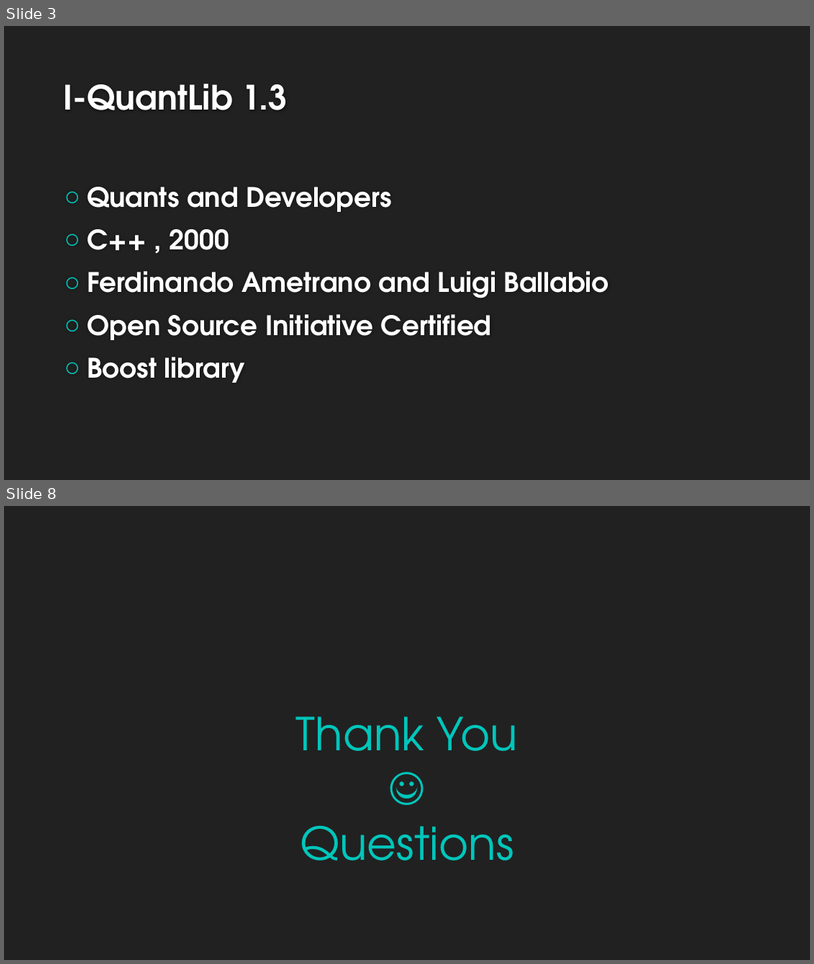
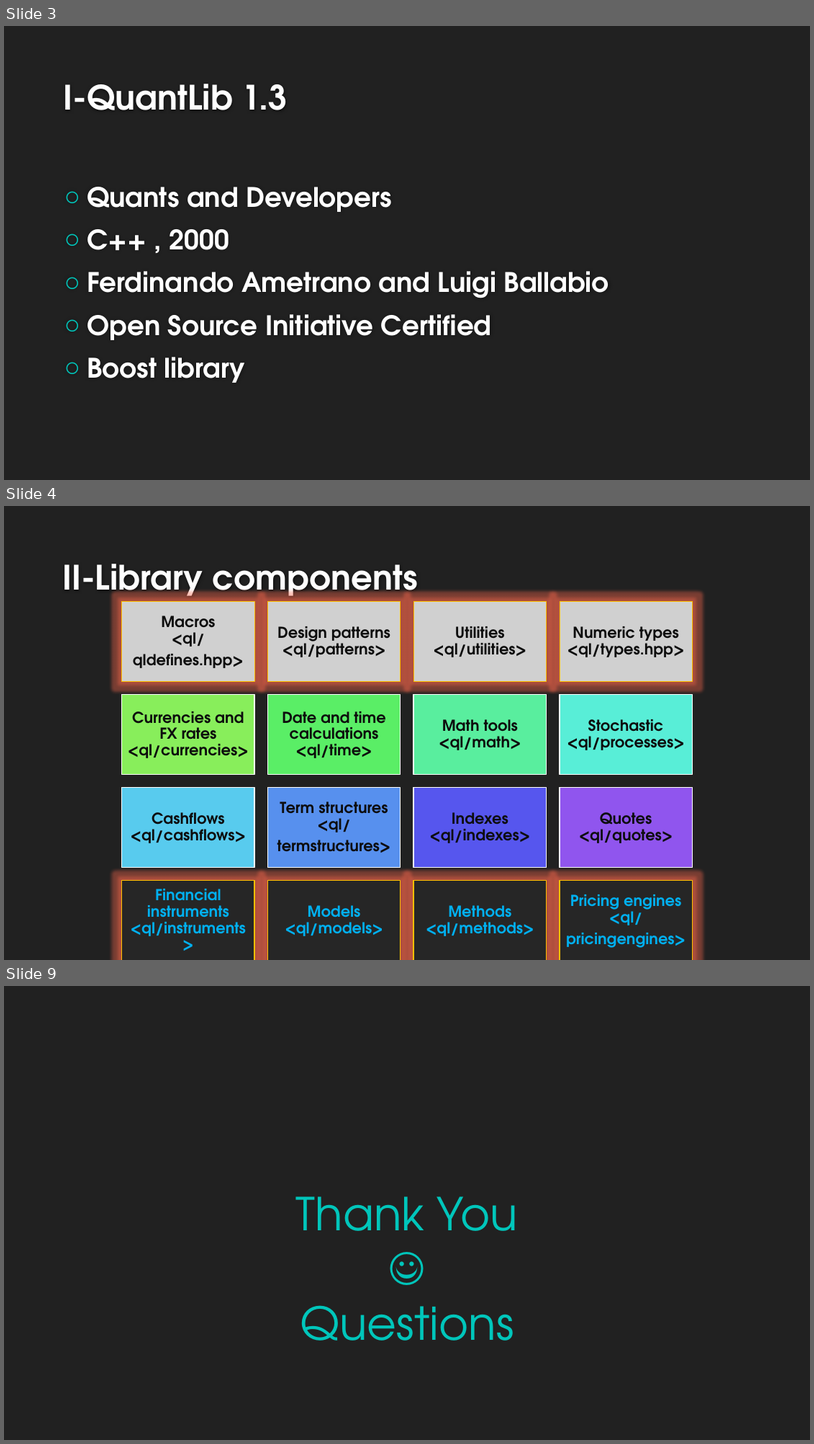
Before and after one commit to Ayadi07/Quantlib, a slide deck: QuantLib1.3 16-01-2014.pptx. Shown one above the other, each under a label of ours: slides 3 and 8 before the commit, slides 3, 4 and 9 after it; the slides between them are not shown. The pictures are 814x964 and 814x1444 pixels, drawn with LibreOffice and Linux fonts; fonts in the diff are those of the drawing; grey boxes stand for pictures; background and template pictures are left out. Boxes give left, top, right and bottom in pixels: in the first picture for what was removed or moved away, otherwise in the second. Text is boxed around its words. In the diff, an @@ line names an element or a change of style, - is before the commit and + after.

```diff
--- a/QuantLib1.3 16-01-2014.pptx
+++ b/QuantLib1.3 16-01-2014.pptx
@@ slide 4 added at [4, 506, 810, 960], background #212121 @@
@@ title added at [62, 564, 418, 604], 40 pt, text #FEFEFE, bold @@
+II-Library components
@@ group added at [122, 602, 692, 960]: 16 texts, 12 rectangles, 4 pictures @@
+Macros
+<ql/
+qldefines.hpp>
+Design patterns
+<ql/patterns>
+Utilities
+<ql/utilities>
+Numeric types
+<ql/types.hpp>
+Currencies and FX rates
+<ql/currencies>
+Date and time calculations
+<ql/time>
+Math tools
+<ql/math>
+Stochastic <ql/processes>
+Cashflows
+<ql/cashflows>
+Term structures
+<ql/
+termstructures>
+Indexes
+<ql/indexes>
+Quotes
+<ql/quotes>
+Financial instruments
+<ql/instruments>
+Models
+<ql/models>
+Methods
+<ql/methods>
+Pricing engines
+<ql/
+pricingengines>
@@ what was slide 8 is now slide 9 @@
```
Also in this commit, not shown: 4 slides changed, 2 other slides added, 2 slides removed.
